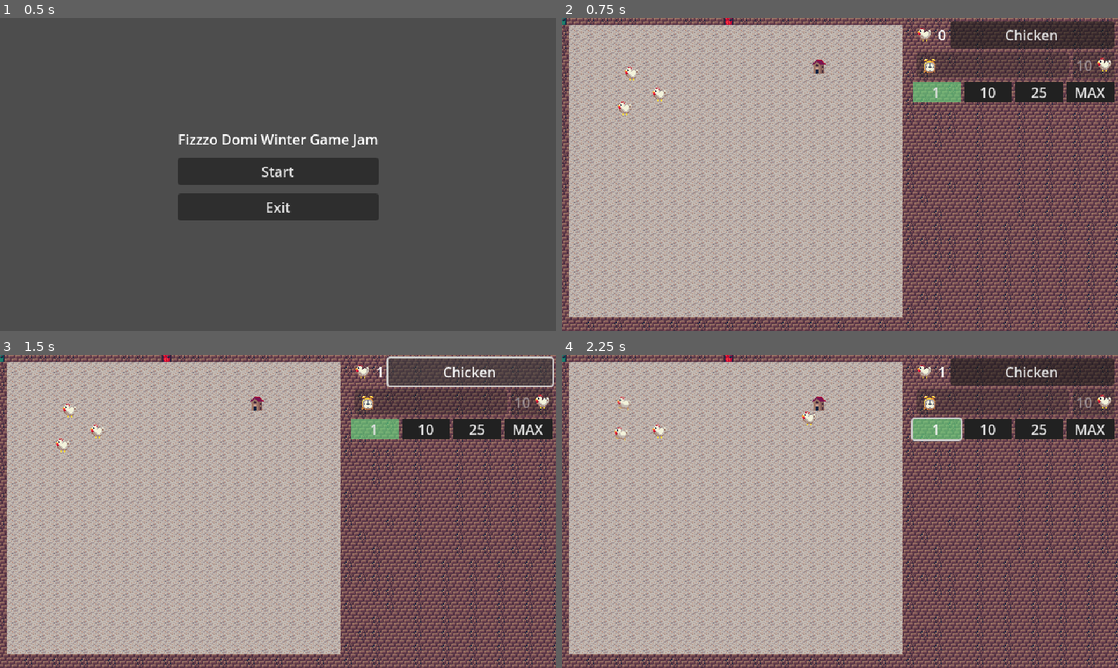
Above: before the commit, frames 1-4 (two rows, left to right).
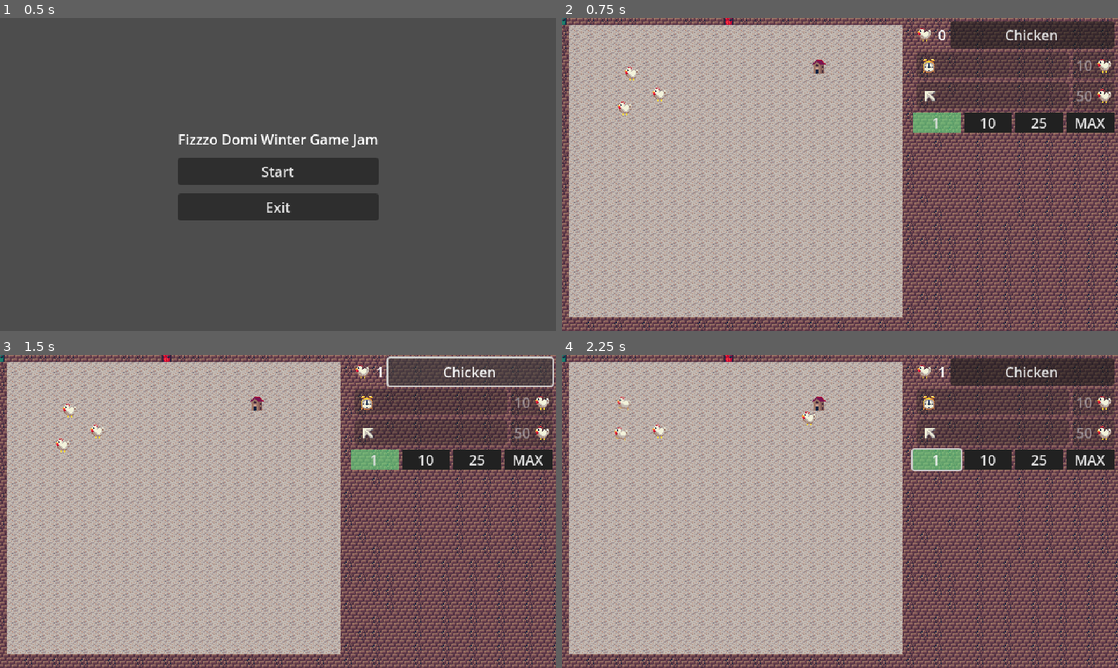
Above: after the commit, the same moments.

Repository: hostdos/WGJ25
Game: Godot game, scene res://scenes/main_menu.tscn
Same seed, same stepped clock (60 frames per second), same inputs: the game is played once before the commit and once after it.
Inputs:
- Up to frame 1 (0.5 s): no input
- Up to frame 2 (0.75 s): click "Start" at 0.5 s
- Up to frame 3 (1.5 s): click "Chicken" at 1.25 s
- Up to frame 4 (2.25 s): click "1" at 2 s

Frame 1 is identical in both runs. In frame 2, 4.8% of the frame differs, in the area x 63-100%, y 12-37%; in frame 3, 4.8%; in frame 4, 5.0%, in the area x 62-100%, y 12-38%.

Commit message:
improve idle upgrade ui with export variable

Diff:
--- a/toy-box-25/project.godot
+++ b/toy-box-25/project.godot
@@ -33,6 +33,7 @@
 window/size/window_width_override=1280
 window/size/window_height_override=720
 window/stretch/mode="viewport"
+mouse_cursor/custom_image="uid://dyqjeqd4cu3u5"
 
 [gui]
 
--- a/toy-box-25/scenes/ui/game_ui.tscn
+++ b/toy-box-25/scenes/ui/game_ui.tscn
@@ -1,10 +1,13 @@
-[gd_scene load_steps=8 format=3 uid="uid://bpdralphsr6of"]
+[gd_scene load_steps=11 format=3 uid="uid://bpdralphsr6of"]
 
 [ext_resource type="Script" uid="uid://bqt7jb00m8ww0" path="res://scenes/ui/game_ui.gd" id="1_yubou"]
 [ext_resource type="PackedScene" uid="uid://67ysjchvak2q" path="res://scenes/ui/image_in_ui.tscn" id="2_bma8u"]
 [ext_resource type="Texture2D" uid="uid://47215jx62oat" path="res://assets/tbj2_sprites_16x16_V4_transp.png" id="2_xjfbv"]
 [ext_resource type="PackedScene" uid="uid://crfmmhl0m68in" path="res://scenes/abstracts/abstract_button.tscn" id="3_bma8u"]
 [ext_resource type="PackedScene" uid="uid://bhych1t000vfl" path="res://scenes/ui/idle_upgrade.tscn" id="4_fct72"]
+[ext_resource type="Texture2D" uid="uid://6w3uxlgfgjyg" path="res://assets/clock.png" id="6_qrkc0"]
+[ext_resource type="Texture2D" uid="uid://c8atff4breou4" path="res://assets/chicken.png" id="6_v1bdg"]
+[ext_resource type="Texture2D" uid="uid://dyqjeqd4cu3u5" path="res://assets/mouse.png" id="8_yvtb5"]
 
 [sub_resource type="AtlasTexture" id="AtlasTexture_bma8u"]
 atlas = ExtResource("2_xjfbv")
@@ -62,8 +65,17 @@
 size_flags_horizontal = 3
 text = "Chicken"
 
-[node name="IdleUpgrade" parent="MarginContainer/VBoxContainer" instance=ExtResource("4_fct72")]
+[node name="TimerIdleUpgrade" parent="MarginContainer/VBoxContainer" instance=ExtResource("4_fct72")]
 layout_mode = 2
+sprite_upgrade = ExtResource("6_qrkc0")
+sprite_spending_currency = ExtResource("6_v1bdg")
+
+[node name="MouseIdleUpgrade" parent="MarginContainer/VBoxContainer" instance=ExtResource("4_fct72")]
+layout_mode = 2
+sprite_upgrade = ExtResource("8_yvtb5")
+sprite_spending_currency = ExtResource("6_v1bdg")
+base_price = 50
+base_interval = 0
 
 [node name="HBoxContainer2" type="HBoxContainer" parent="MarginContainer/VBoxContainer"]
 layout_mode = 2
--- a/toy-box-25/scenes/ui/idle_upgrade.gd
+++ b/toy-box-25/scenes/ui/idle_upgrade.gd
@@ -1,6 +1,9 @@
 extends HBoxContainer
 
-var chickens_needed: int = 10
+@export var sprite_upgrade: Texture
+@export var sprite_spending_currency: Texture
+@export var base_price: int = 10
+@export var base_interval: int = 5
 
 var idle_upgrade_level: int = 0
 
@@ -10,24 +13,28 @@
 	%UpgradeButton.pressed.connect(_on_upgrade_button_clicked)
 	%Timer.timeout.connect(_on_timer_timeout)
 	_update_chickens_needed()
+	%UpgradeSprite.texture = sprite_upgrade
+	%SpendingCurrencySprite.texture = sprite_spending_currency
 
-func _process(delta):
-	if %Timer.time_left > 0:
-		%ProgressBar.value = 1.0 - (%Timer.time_left / %Timer.wait_time)
+func _process(_delta):
+	if base_interval > 0:
+		if %Timer.time_left > 0:
+			%ProgressBar.value = 1.0 - (%Timer.time_left / %Timer.wait_time)
 
 func _update_ui(amount_chickens: int):
-	%UpgradeButton.disabled = amount_chickens < chickens_needed
+	%UpgradeButton.disabled = amount_chickens < _get_price()
 
 func _on_upgrade_button_clicked():
-	if GameManager.amount_chickens >= chickens_needed:
-		GameManager.amount_chickens = GameManager.amount_chickens - chickens_needed
+	if GameManager.amount_chickens >= _get_price():
+		GameManager.amount_chickens = GameManager.amount_chickens - _get_price()
 		idle_upgrade_level = idle_upgrade_level + 1
 		_on_idle_upgrade_level_changed()
 
 func _on_idle_upgrade_level_changed():
-	%Timer.wait_time = 5
-	if %Timer.is_stopped():
-		%Timer.start()
+	if base_interval > 0:
+		%Timer.wait_time = base_interval
+		if %Timer.is_stopped():
+			%Timer.start()
 	_update_chickens_needed()
 	%LevelLabel.text = str(idle_upgrade_level)
 
@@ -35,5 +42,7 @@
 	GameManager.amount_chickens = GameManager.amount_chickens + idle_upgrade_level
 
 func _update_chickens_needed():
-	chickens_needed = 10 + idle_upgrade_level * 5
-	%UpgradeButton.text = str(chickens_needed) + "     "
+	%UpgradeButton.text = str(_get_price()) + "     "
+
+func _get_price():
+	return base_price + idle_upgrade_level * (base_price / 2)
--- a/toy-box-25/scenes/ui/idle_upgrade.tscn
+++ b/toy-box-25/scenes/ui/idle_upgrade.tscn
@@ -1,39 +1,9 @@
-[gd_scene load_steps=9 format=3 uid="uid://bhych1t000vfl"]
+[gd_scene load_steps=5 format=3 uid="uid://bhych1t000vfl"]
 
 [ext_resource type="Script" uid="uid://bstwhfpyscf0u" path="res://scenes/ui/idle_upgrade.gd" id="1_s6dng"]
 [ext_resource type="PackedScene" uid="uid://crfmmhl0m68in" path="res://scenes/abstracts/abstract_button.tscn" id="1_v7y6t"]
 [ext_resource type="PackedScene" uid="uid://67ysjchvak2q" path="res://scenes/ui/image_in_ui.tscn" id="2_s6dng"]
-[ext_resource type="Texture2D" uid="uid://47215jx62oat" path="res://assets/tbj2_sprites_16x16_V4_transp.png" id="4_4aqp3"]
-
-[sub_resource type="AtlasTexture" id="AtlasTexture_4aqp3"]
-atlas = ExtResource("4_4aqp3")
-region = Rect2(0, 224, 16, 16)
-
-[sub_resource type="SpriteFrames" id="SpriteFrames_smbas"]
-animations = [{
-"frames": [{
-"duration": 1.0,
-"texture": SubResource("AtlasTexture_4aqp3")
-}],
-"loop": true,
-"name": &"default",
-"speed": 5.0
-}]
-
-[sub_resource type="AtlasTexture" id="AtlasTexture_bma8u"]
-atlas = ExtResource("4_4aqp3")
-region = Rect2(48, 224, 16, 16)
-
-[sub_resource type="SpriteFrames" id="SpriteFrames_1bmyd"]
-animations = [{
-"frames": [{
-"duration": 1.0,
-"texture": SubResource("AtlasTexture_bma8u")
-}],
-"loop": true,
-"name": &"default",
-"speed": 5.0
-}]
+[ext_resource type="Texture2D" uid="uid://c8atff4breou4" path="res://assets/chicken.png" id="3_4aqp3"]
 
 [node name="IdleUpgrade" type="HBoxContainer"]
 script = ExtResource("1_s6dng")
@@ -64,8 +34,9 @@
 offset_right = 41.0
 offset_bottom = 46.0
 
-[node name="AnimatedSprite2D" type="AnimatedSprite2D" parent="ProgressBar/ImageInUi"]
-sprite_frames = SubResource("SpriteFrames_smbas")
+[node name="UpgradeSprite" type="Sprite2D" parent="ProgressBar/ImageInUi"]
+unique_name_in_owner = true
+texture = ExtResource("3_4aqp3")
 
 [node name="UpgradeButton" parent="." instance=ExtResource("1_v7y6t")]
 unique_name_in_owner = true
@@ -75,13 +46,14 @@
 [node name="ImageInUi2" parent="UpgradeButton" instance=ExtResource("2_s6dng")]
 layout_direction = 3
 layout_mode = 0
-offset_right = 25.0
-offset_bottom = 30.0
+offset_left = -13.0
+offset_top = 16.0
+offset_right = 12.0
+offset_bottom = 46.0
 
-[node name="Chicken" type="AnimatedSprite2D" parent="UpgradeButton/ImageInUi2"]
-sprite_frames = SubResource("SpriteFrames_1bmyd")
-centered = false
-offset = Vector2(5, 7)
+[node name="SpendingCurrencySprite" type="Sprite2D" parent="UpgradeButton/ImageInUi2"]
+unique_name_in_owner = true
+texture = ExtResource("3_4aqp3")
 
 [node name="Timer" type="Timer" parent="."]
 unique_name_in_owner = true
Binary file added: toy-box-25/assets/chicken.png
Not shown, added: toy-box-25/assets/chicken.png.import
Binary file added: toy-box-25/assets/clock.png
Not shown, added: toy-box-25/assets/clock.png.import
Binary file added: toy-box-25/assets/mouse.png
Not shown, added: toy-box-25/assets/mouse.png.import
Not shown: 1 places in toy-box-25/scenes/main_menu.tscn that only renumber resources
Not shown, changed: toy-box-25/.DS_Store
